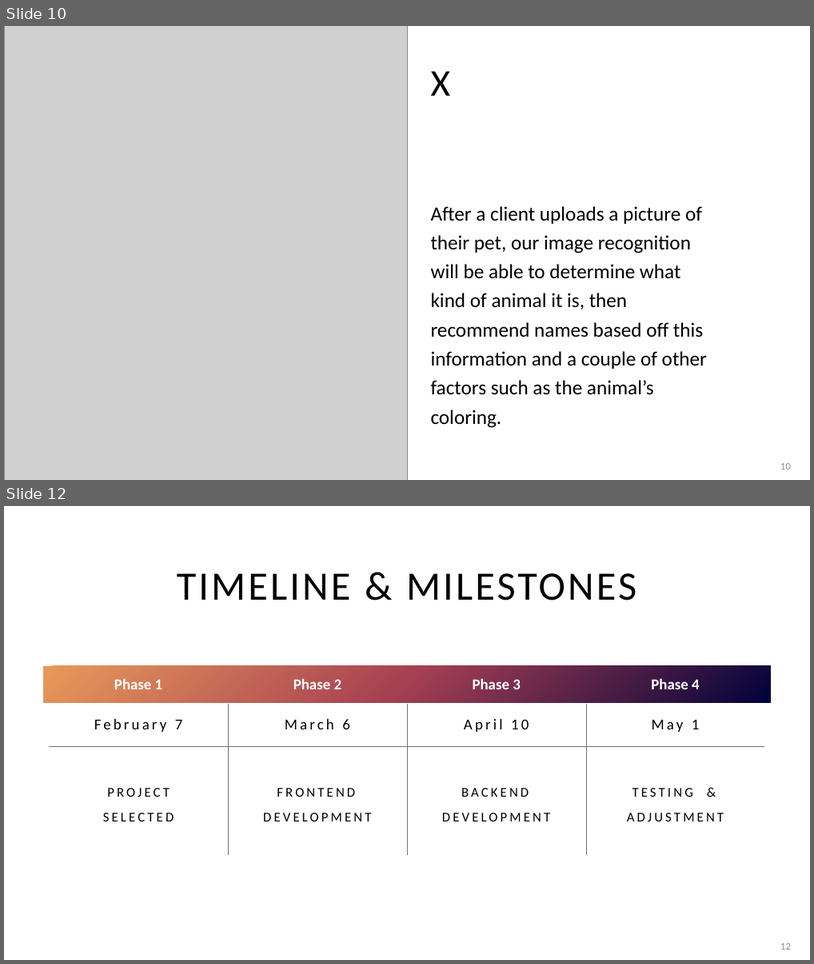
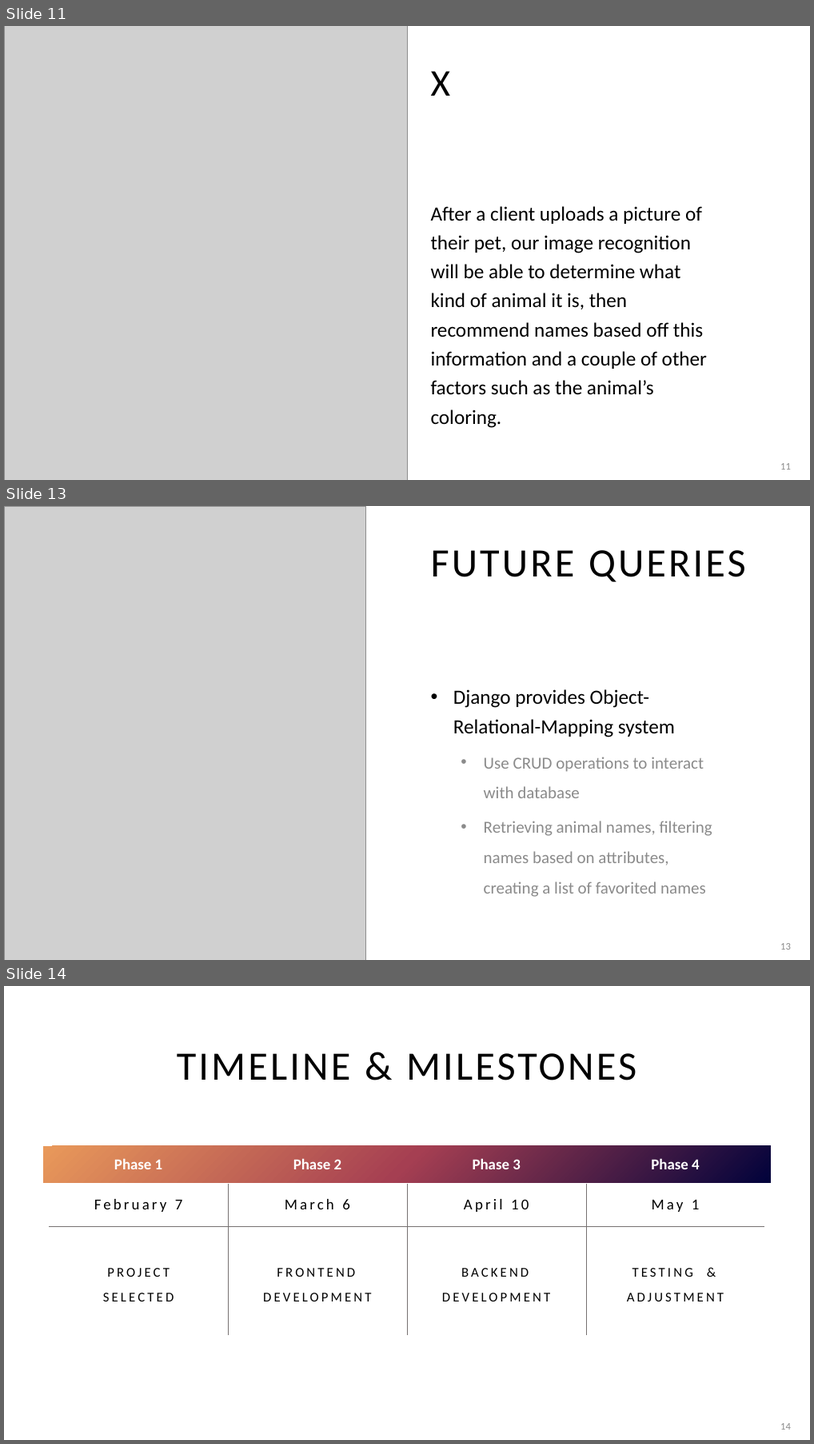
Before and after one commit to adriaonline/CPT200SP24-Team1, a slide deck: Phase 2 Docs/Phase 2 - Presentation.pptx. Shown one above the other, each under a label of ours: slides 10 and 12 before the commit, slides 11, 13 and 14 after it; the slides between them are not shown. The pictures are 814x964 and 814x1444 pixels, drawn with LibreOffice and Linux fonts; fonts in the diff are those of the drawing; grey boxes stand for pictures. Boxes give left, top, right and bottom in pixels: in the first picture for what was removed or moved away, otherwise in the second. Text is boxed around its words. In the diff, an @@ line names an element or a change of style, - is before the commit and + after.

Commit message:
Added pictures and information to slideshow

```diff
--- a/Phase 2 Docs/Phase 2 - Presentation.pptx
+++ b/Phase 2 Docs/Phase 2 - Presentation.pptx
@@ slide 13 added at <box>4,506,810,960</box>, background #FFFFFF @@
@@ picture added at <box>4,506,366,960</box> @@
@@ title added at <box>431,550,746,582</box>, 48 pt, text #000000 @@
+FUTURE QUERIES
@@ text added at <box>454,689,713,896</box>, 20 pt, text #8C8C8C @@
+• Django provides Object-Relational-Mapping system
+  • Use CRUD operations to interact with database
+  • Retrieving animal names, filtering names based on attributes, creating a list of favorited names
@@ page number added at <box>781,943,791,949</box>, 12 pt, text #8C8C8C @@
+13
@@ what was slide 10 is now slide 11 @@
@@ page number at <box>781,463,791,469</box>: text changed @@
-10
+11
@@ what was slide 12 is now slide 14 @@
@@ page number at <box>781,1423,791,1429</box>: text changed @@
-12
+14
```
Also in this commit, not shown: 5 slides changed, 3 other slides added, 2 slides removed.
